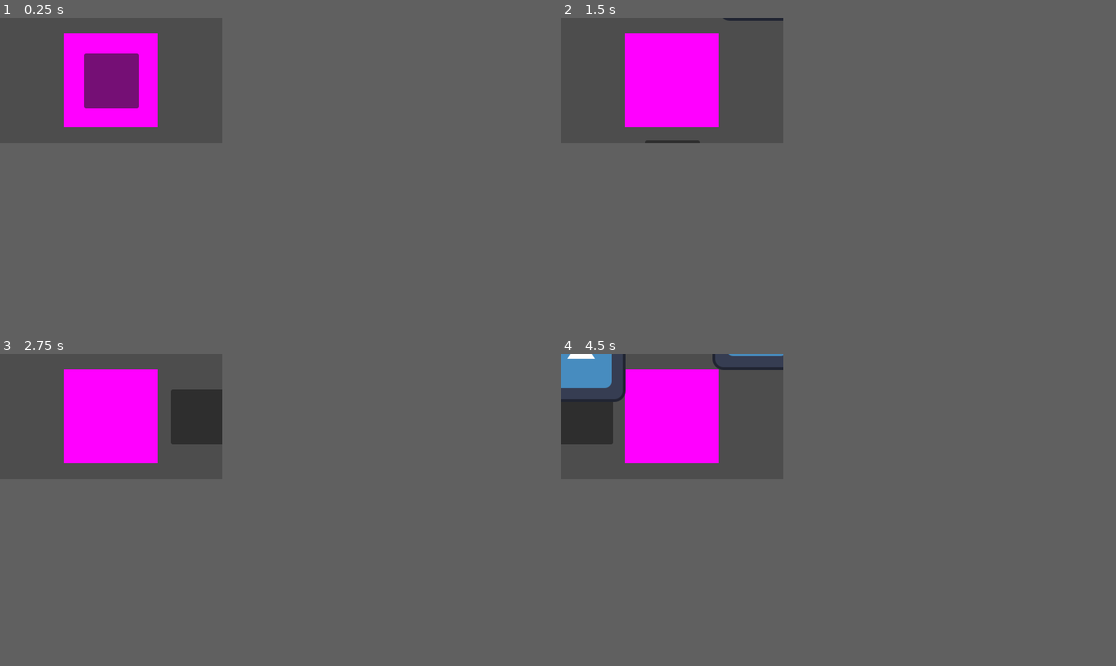
Above: before the commit, frames 1-4 (two rows, left to right).
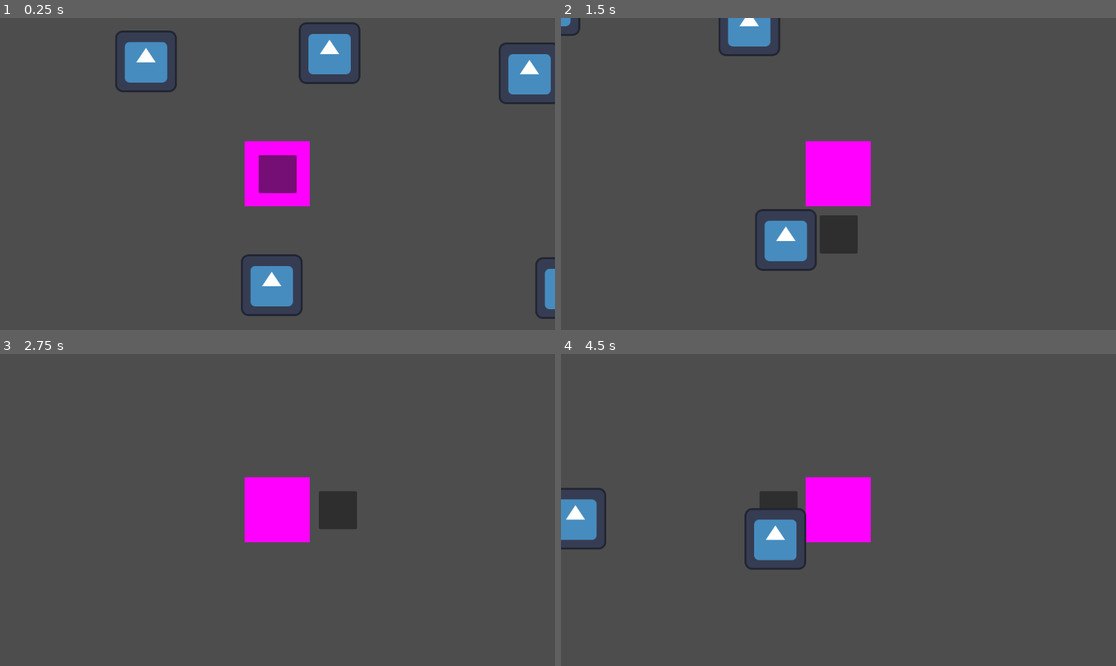
Above: after the commit, the same moments.

Repository: ThermobladeStudios/BambooBytes
Game: Godot game, scene res://world_map.tscn
The game is run twice, just before and just after one commit, with the same random seed, the same clock (stepped at 60 frames per second) and the same inputs. The engine's default icon, where the game draws it, is replaced by a stand-in: a white triangle on a blue panel in a dark square.
Inputs:
- Up to frame 1 (0.25 s): no input
- Up to frame 2 (1.5 s): tap Enter at 0.5 s; hold D (Right) 0.53-1.28 s; hold Space (Dash) 0.53-1.28 s; hold S (Down) from 1.28 s (still down); tap Space (Dash) at 1.35 s
- Up to frame 3 (2.75 s): tap Space (Dash) at 2 s; release S (Down) at 2.03 s; hold D (Right) from 2.03 s (still down); hold Space (Dash) from 2.03 s (still down)
- Up to frame 4 (4.5 s): release D (Right) at 2.78 s; release Space (Dash) at 2.78 s; hold W (Up) 2.78-3.53 s; tap Space (Dash) at 2.85, 4.35 s; tap Enter at 3.5 s; hold Space (Dash) 3.53-4.28 s; hold A (Left) from 3.53 s (still down)
In our replay, the window is 320x180 before the commit and 799x449 after it. These sizes can differ from the game's own. Grey fills any space a smaller window leaves; there, only what the larger window draws over its background counts as a difference.

The runs differ from the first frame. In frame 1, 12% of the frame differs, in the area x 11-100%, y 1-97%; in frame 2, 11%; in frame 3, 10%; in frame 4, 13%, in the area x 0-56%, y 0-70%.

Commit message:
Counter + Bamboo
Updating Bamboo counter
Made Bamboo health bar appear and disappear respectively
Added global file aka singleton to keep track of bamboo count

Diff:
--- /dev/null
+++ b/BambooBytes/BambooCount.gd
@@ -0,0 +1,9 @@
+extends Label
+
+# Called when the node enters the scene tree for the first time.
+func _ready():
+	pass
+
+# Called every frame. 'delta' is the elapsed time since the previous frame.
+func _process(delta):
+	text = str(PInven.bamboocount)
--- a/BambooBytes/GUI.tscn
+++ b/BambooBytes/GUI.tscn
@@ -1,5 +1,6 @@
-[gd_scene load_steps=2 format=3 uid="uid://qao2030pgiqi"]
+[gd_scene load_steps=3 format=3 uid="uid://qao2030pgiqi"]
 
+[ext_resource type="Script" path="res://BambooCount.gd" id="2_7w5bt"]
 [ext_resource type="Theme" uid="uid://dmpocjixr1jt6" path="res://Theme/BambooBytes.tres" id="2_mcmdj"]
 
 [node name="GUI" type="Control"]
@@ -21,8 +22,9 @@
 offset_bottom = -50.0
 grow_horizontal = 0
 theme = ExtResource("2_mcmdj")
-text = "123"
+text = "1"
 vertical_alignment = 1
+script = ExtResource("2_7w5bt")
 
 [node name="InfoPanel" type="Panel" parent="."]
 layout_mode = 0
--- a/BambooBytes/World Objects/bamboo.gd
+++ b/BambooBytes/World Objects/bamboo.gd
@@ -4,9 +4,9 @@
 var currTime
 var ischopping = false
 var x = 0
-var DroppedAmmount = 1
+@export var DroppedAmmount : int
 
-var regrowRate = 5
+@export var regrowRate = 5
 var tree_is_chopped = false
 
 var growthbar = 0
@@ -16,6 +16,9 @@
 @onready var timer = $Timer
 @onready var regrow = $Regrow
 @onready var bar = $ChopProgress
+
+
+
 # Called when the node enters the scene tree for the first time.
 func _ready():
 	bar.max_value = totalTime
@@ -27,10 +30,12 @@
 	bar.value = currTime
 	if(currTime == totalTime):
 		bar.visible=false
-	else:
+	elif(currTime <= totalTime && tree_is_chopped == false):
 		bar.visible = true
 	if(currTime <= 0 && tree_is_chopped == false):
+		PInven.addBamboo(DroppedAmmount)
 		treesprite.visible = false
+		bar.visible = false
 		currTime = growthbar
 		tree_is_chopped = true
 		regrow.start()
--- a/BambooBytes/World Objects/bamboo.tscn
+++ b/BambooBytes/World Objects/bamboo.tscn
@@ -12,6 +12,8 @@
 
 [node name="Bamboo" type="StaticBody2D"]
 script = ExtResource("1_lu5k4")
+DroppedAmmount = 4
+regrowRate = 10
 
 [node name="CollisionShape2D" type="CollisionShape2D" parent="."]
 shape = SubResource("RectangleShape2D_mbx12")
--- /dev/null
+++ b/BambooBytes/pInven.gd
@@ -0,0 +1,10 @@
+extends Node2D
+
+@onready var bamboocount = 0
+
+
+func addBamboo(x):
+	bamboocount += x
+
+func getBamboo():
+	return bamboocount
--- a/BambooBytes/project.godot
+++ b/BambooBytes/project.godot
@@ -19,11 +19,9 @@
 
 driver/enable_input=true
 
-[display]
+[autoload]
 
-window/size/viewport_width=320
-window/size/viewport_height=180
-window/size/mode=3
+PInven="*res://pInven.gd"
 
 [input]
 
--- a/BambooBytes/world_map.tscn
+++ b/BambooBytes/world_map.tscn
@@ -26,19 +26,19 @@
 position = Vector2(541, 60)
 
 [node name="Bamboo" parent="Bamboos" instance=ExtResource("3_lclw5")]
-position = Vector2(-105, -110)
+position = Vector2(-433, -311)
 
 [node name="Bamboo2" parent="Bamboos" instance=ExtResource("3_lclw5")]
-position = Vector2(429, 58)
+position = Vector2(-18, -269)
 
 [node name="Bamboo3" parent="Bamboos" instance=ExtResource("3_lclw5")]
-position = Vector2(176, 104)
+position = Vector2(-553, 171)
 
 [node name="Bamboo4" parent="Bamboos" instance=ExtResource("3_lclw5")]
-position = Vector2(261, -193)
+position = Vector2(-814, -294)
 
 [node name="Bamboo5" parent="Bamboos" instance=ExtResource("3_lclw5")]
-position = Vector2(73, -187)
+position = Vector2(58, 177)
 
 [node name="AudioStreamPlayer" type="AudioStreamPlayer" parent="."]
 stream = ExtResource("2_avsyx")
